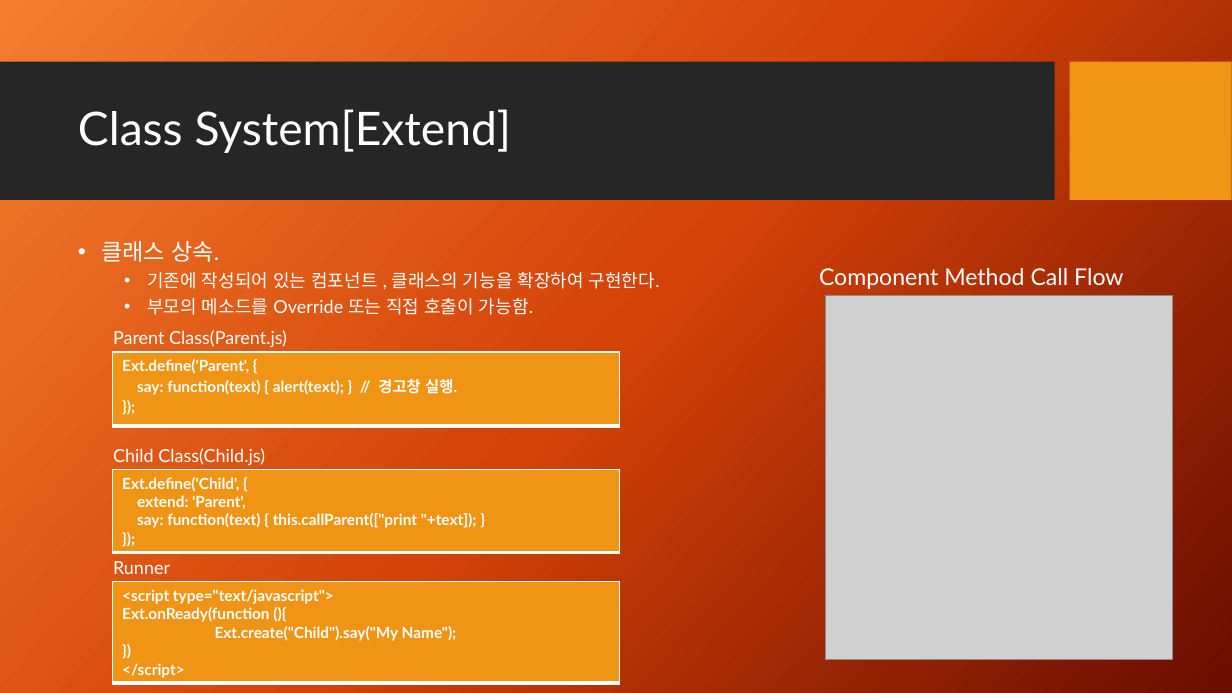
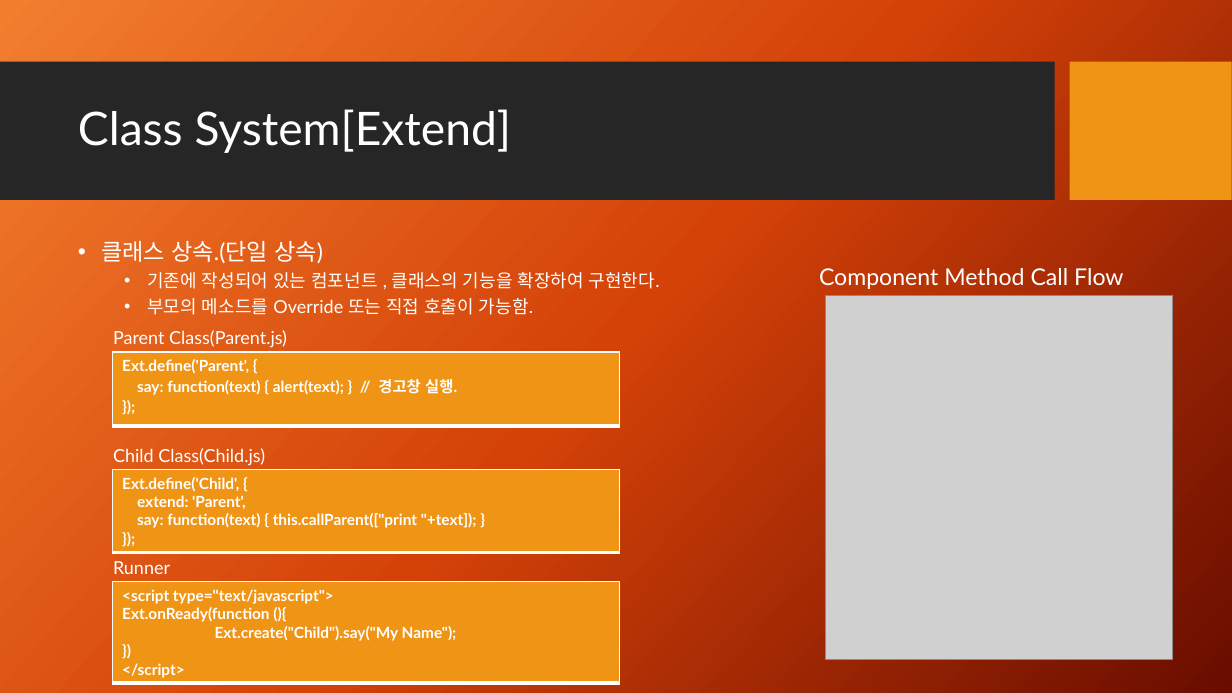
Before and after one commit to sengwook81/sencha_tutorial, a slide deck: slide 10 of ext_tutorial/src/main/resources/Sencha Ext-js 4.pptx. Drawn at 1232x693 pixels with LibreOffice and Linux fonts; fonts in the diff are those of the drawing; grey boxes stand for pictures; background and template pictures are left out. Boxes give left, top, right and bottom in pixels: in the first picture for what was removed or moved away, otherwise in the second. Text is boxed around its words. In the diff, an @@ line names an element or a change of style, - is before the commit and + after.

```diff
--- a/ext_tutorial/src/main/resources/Sencha Ext-js 4.pptx
+++ b/ext_tutorial/src/main/resources/Sencha Ext-js 4.pptx
@@ text at box(101, 241, 323, 263): text changed @@
-• 클래스 상속.
+• 클래스 상속.(단일 상속)
```
Also in this commit, not shown: 1 other slide changed, 2 slides added, 52 other files.
